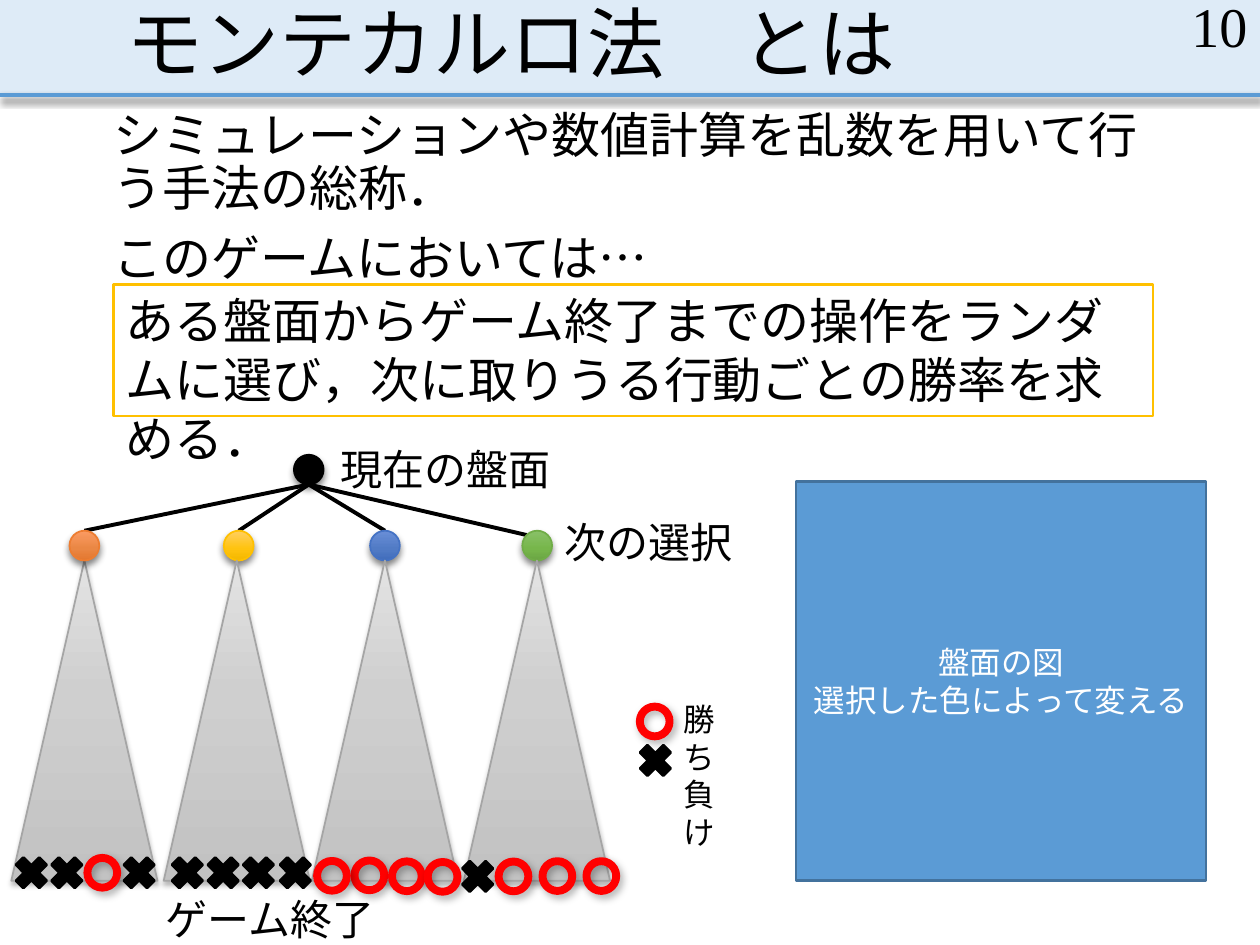
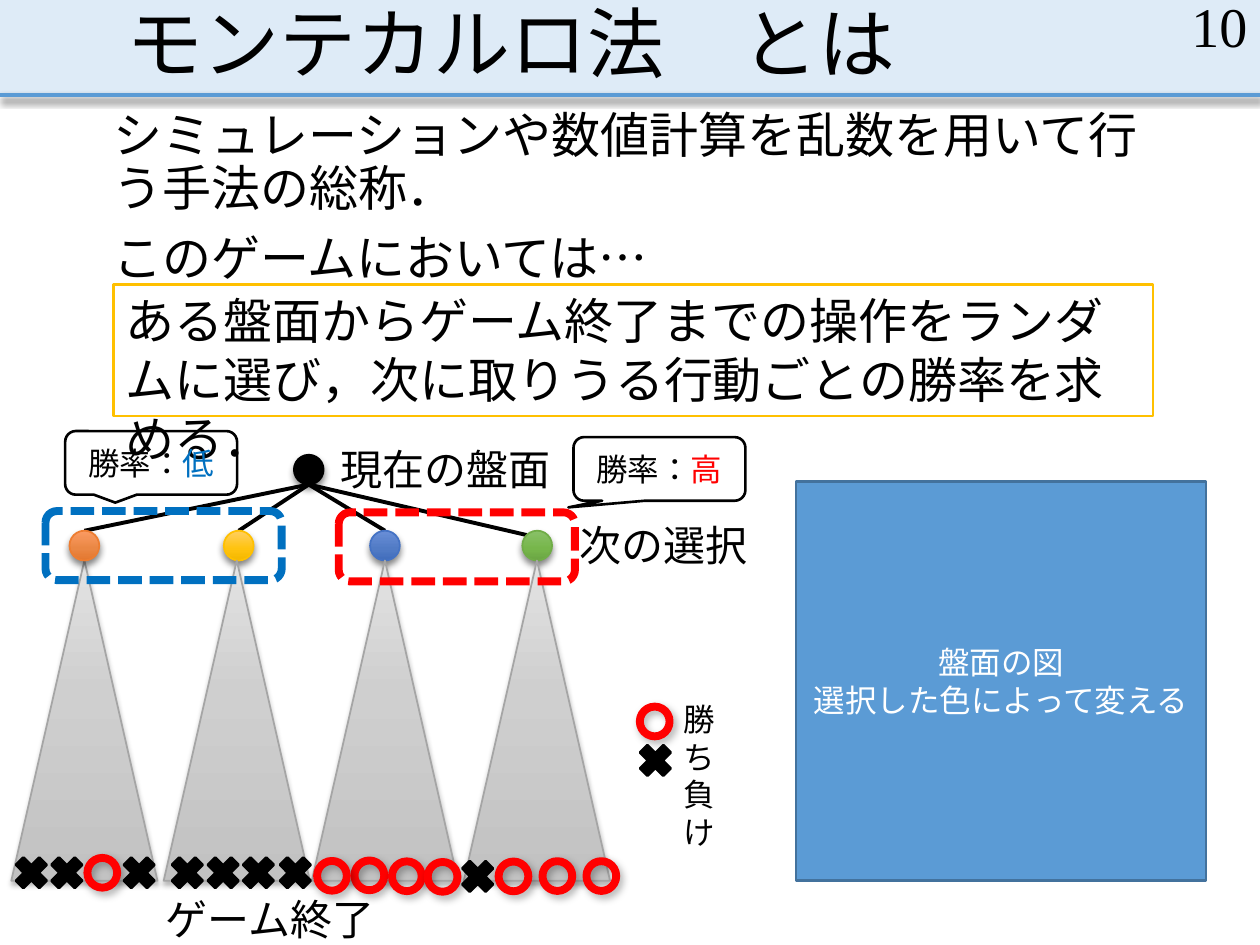
Before and after one commit to MasayaOda/SR, a slide deck: slide 10 of 中間発表.pptx. Drawn at 1260x945 pixels with LibreOffice and Linux fonts; fonts in the diff are those of the drawing. Boxes give left, top, right and bottom in pixels: in the first picture for what was removed or moved away, otherwise in the second. Text is boxed around its words. In the diff, an @@ line names an element or a change of style, - is before the commit and + after.

```diff
--- a/中間発表.pptx
+++ b/中間発表.pptx
@@ rounded speech box added at (x1=66, y1=431, x2=237, y2=494), outline #000000 1.5 pt, 18 pt, text #000000 @@
+勝率：低
@@ rounded speech box added at (x1=573, y1=437, x2=745, y2=500), outline #000000 1.5 pt, 18 pt, text #000000 @@
+勝率：高
@@ rounded rectangle added at (x1=45, y1=512, x2=281, y2=581), outline #0070C0 4.5 pt dashed @@
@@ rounded rectangle added at (x1=339, y1=513, x2=575, y2=582), outline #FF0000 4.5 pt dashed @@
@@ text "次の選択" moved from (x1=564, y1=522, x2=732, y2=562) to (x1=580, y1=525, x2=748, y2=565) @@
```
Also in this commit, not shown: 2 other slides changed, 2 slides added, 1 other file.
